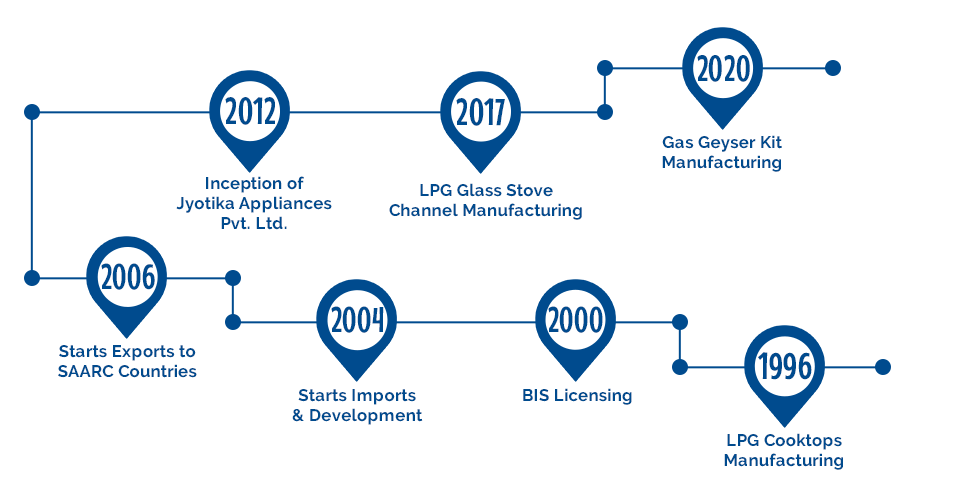
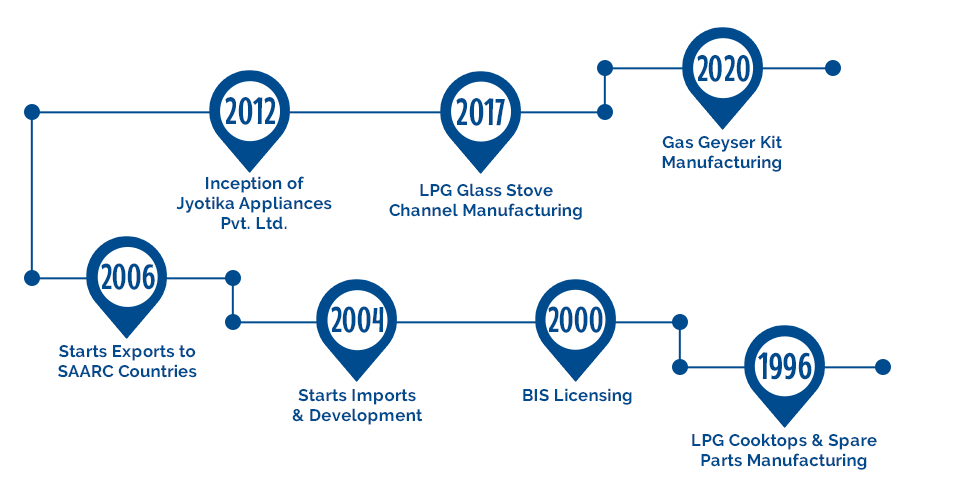
Two versions of the same layered image (w=964, h=484). Layer-by-layer changes:
renamed "LPG Cooktops Manufacturing" to "LPG Cooktops & Spare Parts Manufacturing", painted on it over bbox(692, 433, 877, 470)
painted on "Ellipse 1" (2nd of 7, in "location vecs") over bbox(490, 83, 492, 140)
painted on "Ellipse 1" (4th of 7, in "location vecs") over bbox(570, 297, 600, 350)
painted on "Ellipse 1" (6th of 7, in "location vecs") over bbox(352, 290, 382, 303)
painted on "Ellipse 1" (7th of 7, in "location vecs") over bbox(259, 82, 272, 133)
